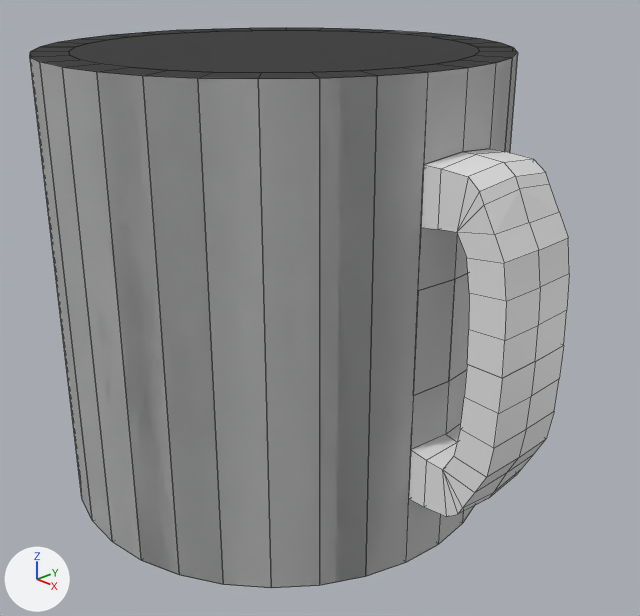
One commit to the Blender file blender/mug.blend: the scene before it, then after it.
One viewpoint serves both versions: a camera (50 mm lens) standing at (2.91, -2.59, 2.35) and looking at (0.3, -0.03, 0.88). Every picture has the same lights, and +X, +Y and +Z are marked at lower left. Mesh edges are drawn as thin lines.
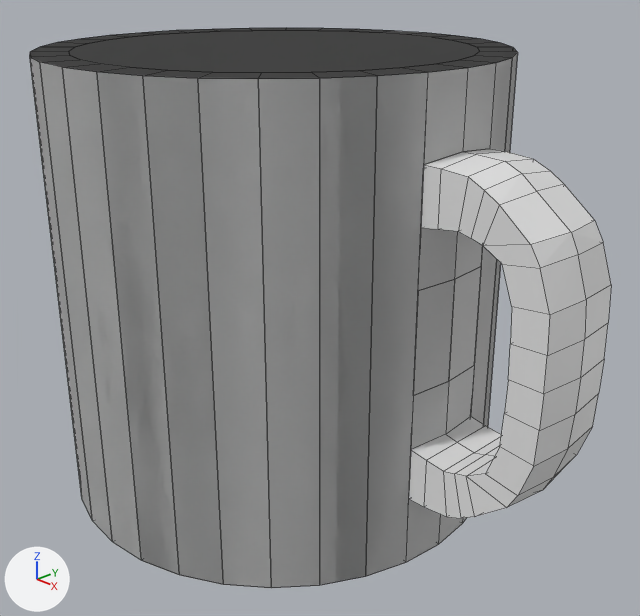
Commit message: Mug handle second iteration

Boxes [x1, y1, x2, y2] around the edits, measured in the pictures (640 x 616 px; the box of a moved part takes in the faces that stretch with it):
'Cylinder', reshaped (8% wider)
    before: [30, 28, 569, 588]
    after: [30, 28, 611, 588]
part 1 of me_cylinder_001, moved or reshaped
    before: [424, 152, 569, 517]
    after: [424, 152, 611, 518]

Edits to the bpy script that builds the scene:
```text
Change me_cylinder_001:
    used by ob_cylinder; location = (0.0, 0.0, 0.97)
    remove me_cylinder_001.from_pydata(...)  # 170 vertices, 126 faces, 1 loose edge; spans x -1.0..1.38, y -1.0..1.0, z -1.0..1.0
    add me_cylinder_001.from_pydata(...)  # 174 vertices, 128 faces, 1 loose edge; spans x -1.0..1.56, y -1.0..1.0, z -1.0..1.0
    me_cylinder_001 part 1
    3 vertices are removed from x 1.14..1.21, y -0.2, z 0.27..0.48
    15 faces are deleted
    3 vertices in x 1.22..1.38, y -0.2..0.0, z 0.0 move by (0.18, 0.0, 0.0)
    18 vertices move from x 1.18..1.38, y -0.2..0.0, z 0.0..0.7 to x 1.18..1.56, y -0.2..0.0, z 0.0..0.7
    7 vertices are added at x 1.15..1.54, y -0.2..0.0, z 0.13..0.48
    17 new faces join them
```
